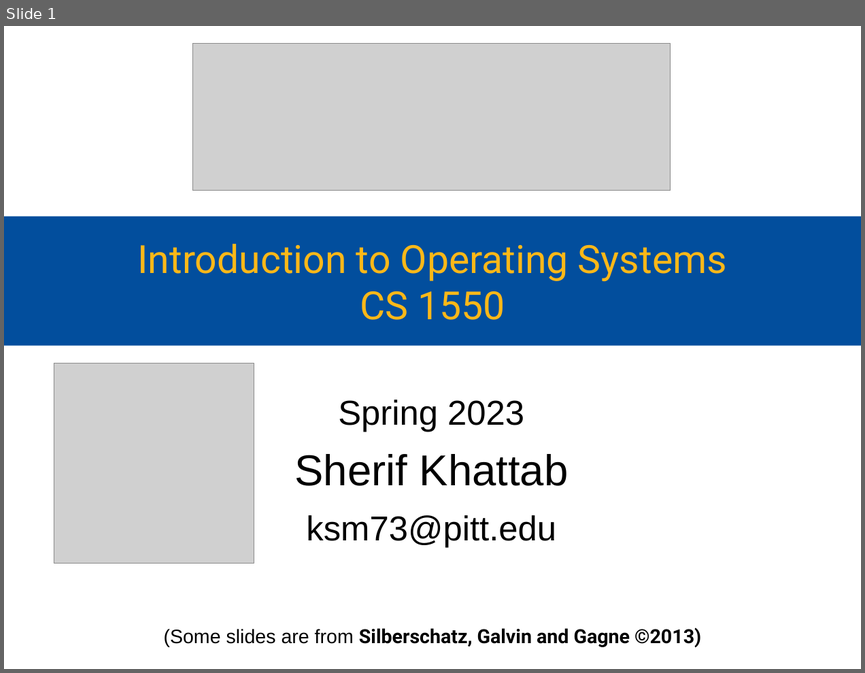
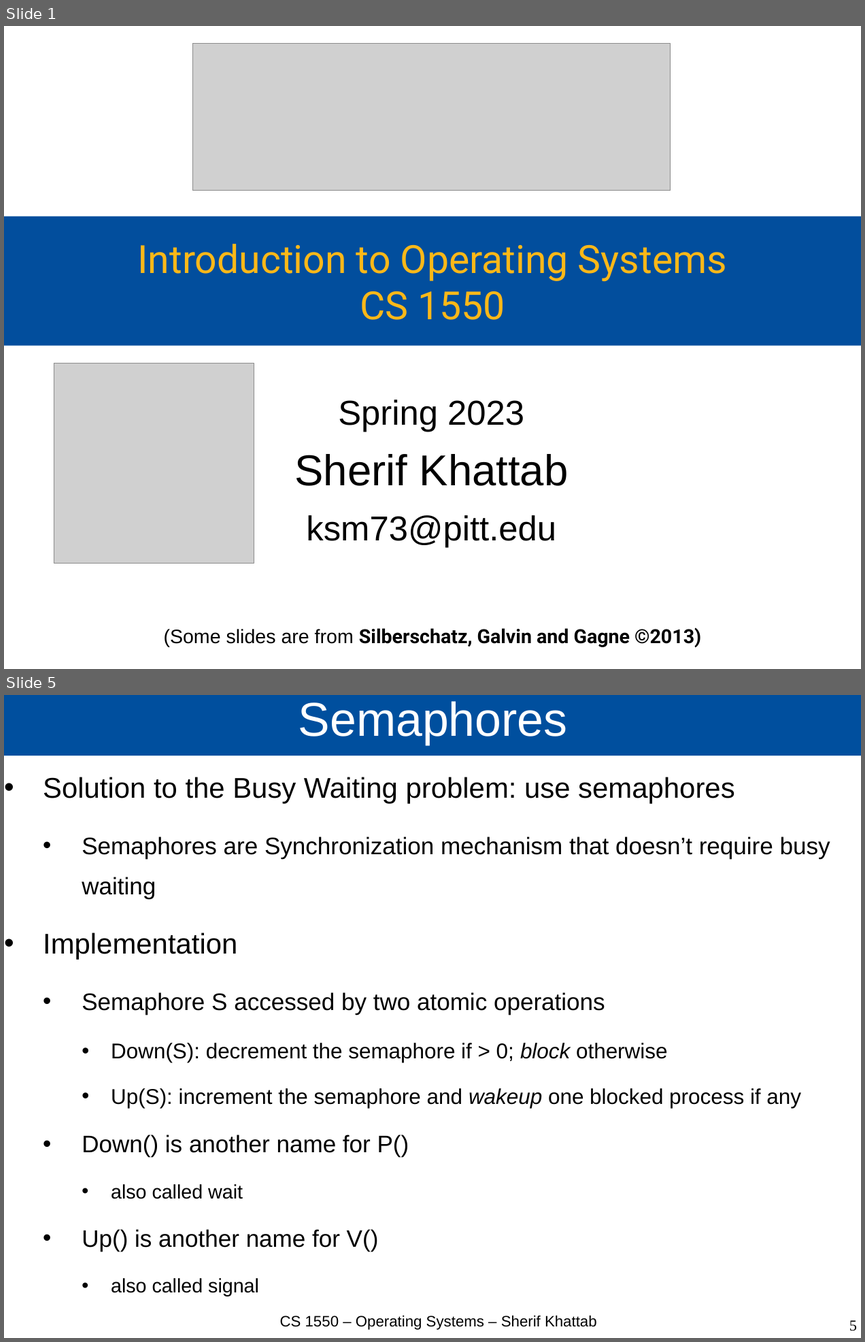
Before and after one commit to cs1550-2244/cs1550-code-handouts, a slide deck: DraftSlides/Lecture4.pptx. Shown one above the other, each under a label of ours: slide 1 before the commit, slides 1 and 5 after it; the slides between them are not shown. The pictures are 865x673 and 865x1342 pixels, drawn with LibreOffice and Linux fonts; fonts in the diff are those of the drawing; grey boxes stand for pictures. Boxes give left, top, right and bottom in pixels: in the first picture for what was removed or moved away, otherwise in the second. Text is boxed around its words. In the diff, an @@ line names an element or a change of style, - is before the commit and + after.

```diff
--- a/DraftSlides/Lecture4.pptx
+++ b/DraftSlides/Lecture4.pptx
@@ slide 5 added at bbox=[4, 695, 861, 1338], background #FFFFFF @@
@@ title added at bbox=[4, 695, 861, 756], fill #004F9E, 44 pt, text #FFFFFF @@
+Semaphores
@@ text added at bbox=[43, 777, 830, 1296], 22.1 pt, text #000000 @@
+• Solution to the Busy Waiting problem: use semaphores
+  • Semaphores are Synchronization mechanism that doesn’t require busy waiting
+• Implementation
+  • Semaphore S accessed by two atomic operations
+    • Down(S): decrement the semaphore if > 0; block otherwise
+    • Up(S): increment the semaphore and wakeup one blocked process if any
+  • Down() is another name for P()
+    • also called wait
+  • Up() is another name for V()
+    • also called signal
@@ text added at bbox=[280, 1315, 597, 1329], 14 pt, text #000000 @@
+CS 1550 – Operating Systems – Sherif Khattab
@@ page number added at bbox=[849, 1320, 857, 1331], 14 pt, text #000000 @@
+5
```
Also in this commit, not shown: 10 slides changed, 10 other slides added, 3 other files.
